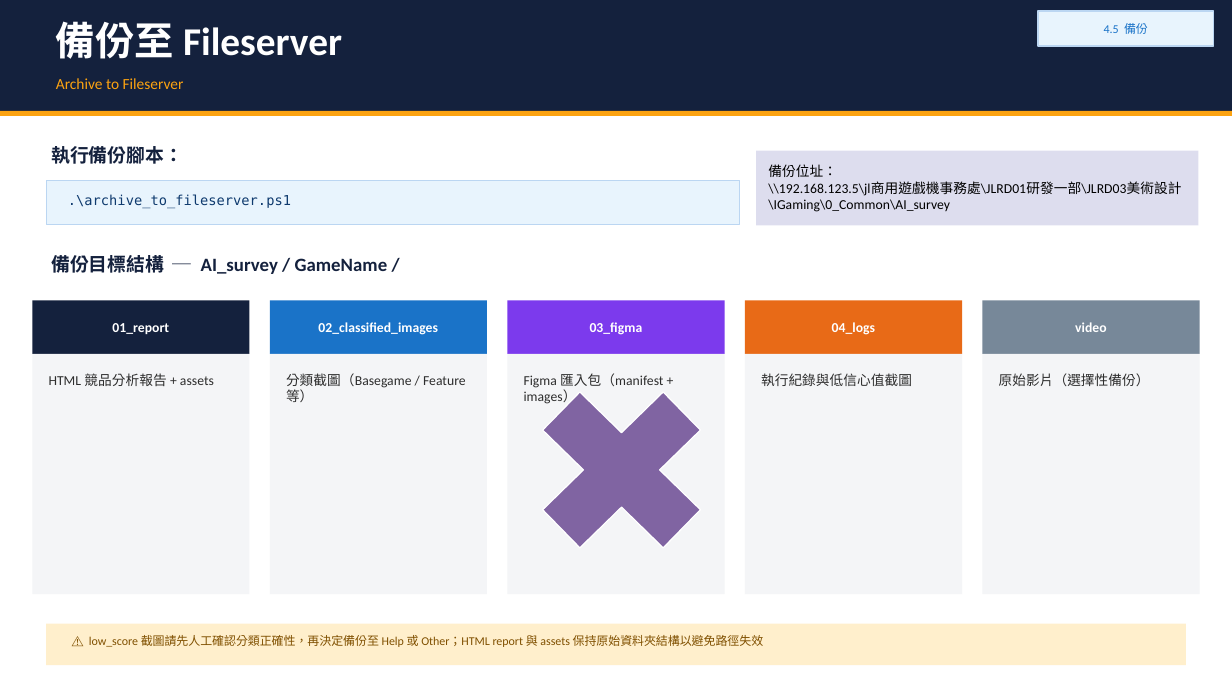
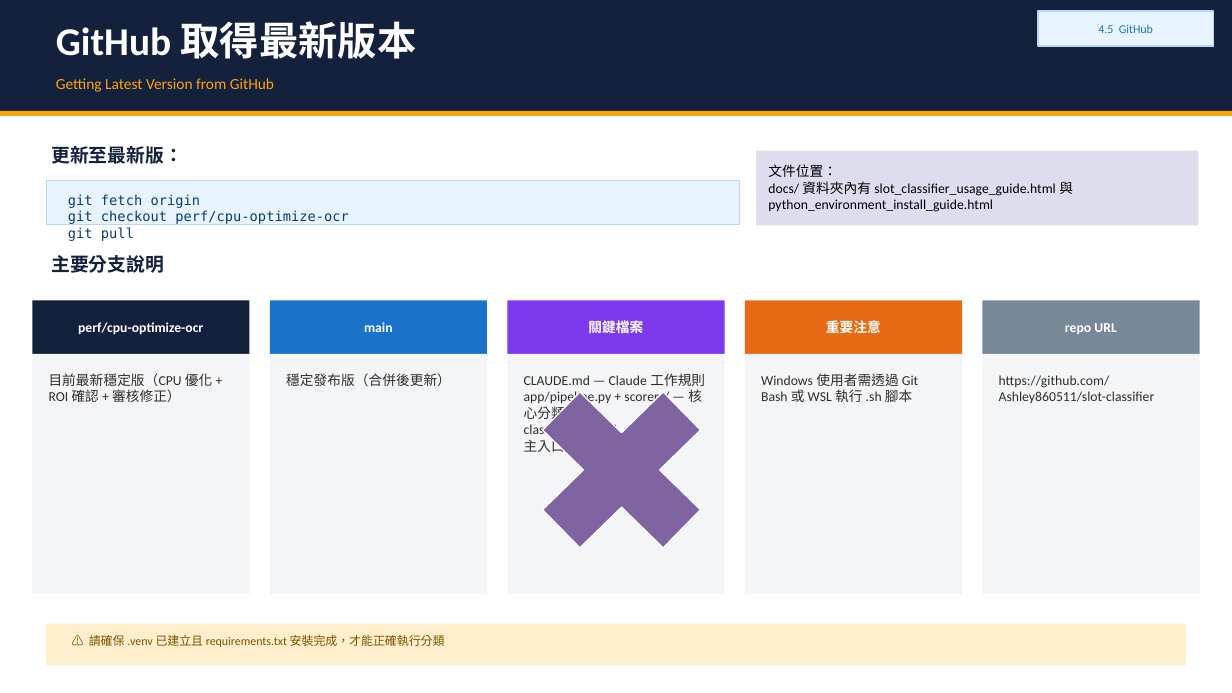
Before and after one commit to Ashley860511/slot-classifier, a slide deck: slide 10 of docs/slot_classifier_share.pptx. Drawn at 1232x693 pixels with LibreOffice and Linux fonts; fonts in the diff are those of the drawing. Boxes give left, top, right and bottom in pixels: in the first picture for what was removed or moved away, otherwise in the second. Text is boxed around its words. In the diff, an @@ line names an element or a change of style, - is before the commit and + after.

```diff
--- a/docs/slot_classifier_share.pptx
+++ b/docs/slot_classifier_share.pptx
@@ text at box(56, 21, 416, 59): text changed @@
-備份至 Fileserver
+GitHub 取得最新版本
@@ text at box(1098, 24, 1153, 33): text changed @@
-4.5 備份
+4.5 GitHub
@@ text at box(56, 78, 274, 92): text changed @@
-Archive to Fileserver
+Getting Latest Version from GitHub
@@ text at box(51, 146, 183, 164): text changed @@
-執行備份腳本：
+更新至最新版：
@@ text in rectangle at box(768, 164, 1073, 212): text changed @@
-備份位址：
-\\192.168.123.5\jl商用遊戲機事務處\JLRD01研發一部\JLRD03美術設計\IGaming\0_Common\AI_survey
+文件位置：
+docs/ 資料夾內有 slot_classifier_usage_guide.html 與 python_environment_install_guide.html
@@ text at box(68, 194, 349, 241): text changed @@
-.\archive_to_fileserver.ps1
+git fetch origin
+git checkout perf/cpu-optimize-ocr
+git pull
@@ text at box(51, 255, 164, 273): text changed @@
-備份目標結構 ─ AI_survey / GameName /
+主要分支說明
@@ text in rectangle at box(78, 322, 203, 334): text changed @@
-01_report
+perf/cpu-optimize-ocr
@@ text in rectangle at box(364, 322, 393, 332): text changed @@
-02_classified_images
+main
@@ text in rectangle at box(588, 319, 643, 337): text changed @@
-03_figma
+關鍵檔案
@@ text in rectangle at box(826, 320, 881, 333): text changed @@
-04_logs
+重要注意
@@ text in rectangle at box(1065, 323, 1116, 334): text changed @@
-video
+repo URL
@@ text at box(49, 373, 212, 402): text changed @@
-HTML 競品分析報告 + assets
+目前最新穩定版（CPU 優化 + ROI 確認 + 審核修正）
@@ text at box(286, 373, 451, 386): text changed @@
-分類截圖（Basegame / Feature 等）
+穩定發布版（合併後更新）
@@ text at box(524, 373, 705, 455): text changed @@
-Figma 匯入包（manifest + images）
+CLAUDE.md — Claude 工作規則
+app/pipeline.py + scorers/ — 核心分類邏輯
+classify_with_roi_confirm.sh — 主入口腳本
@@ text at box(761, 373, 918, 402): text changed @@
-執行紀錄與低信心值截圖
+Windows 使用者需透過 Git Bash 或 WSL 執行 .sh 腳本
@@ text at box(999, 375, 1155, 403): text changed @@
-原始影片（選擇性備份）
+https://github.com/Ashley860511/slot-classifier
@@ text at box(89, 635, 445, 647): text changed @@
-⚠ low_score 截圖請先人工確認分類正確性，再決定備份至 Help 或 Other；HTML report 與 assets 保持原始資料夾結構以避免路徑失效
+⚠ 請確保 .venv 已建立且 requirements.txt 安裝完成，才能正確執行分類
```
Also in this commit, not shown: 10 other slides changed, 1 slide added, 1 slide removed.
